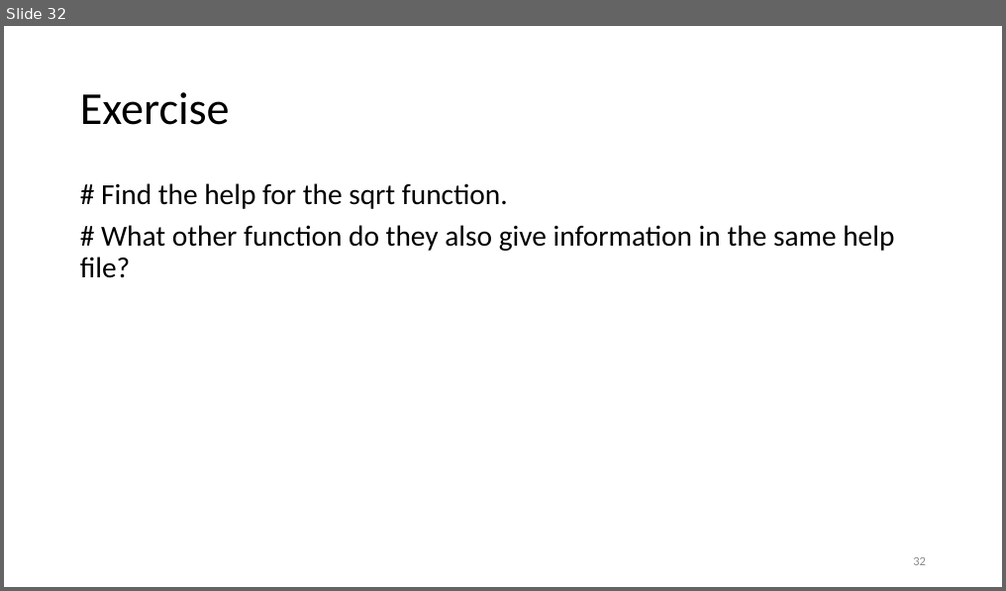
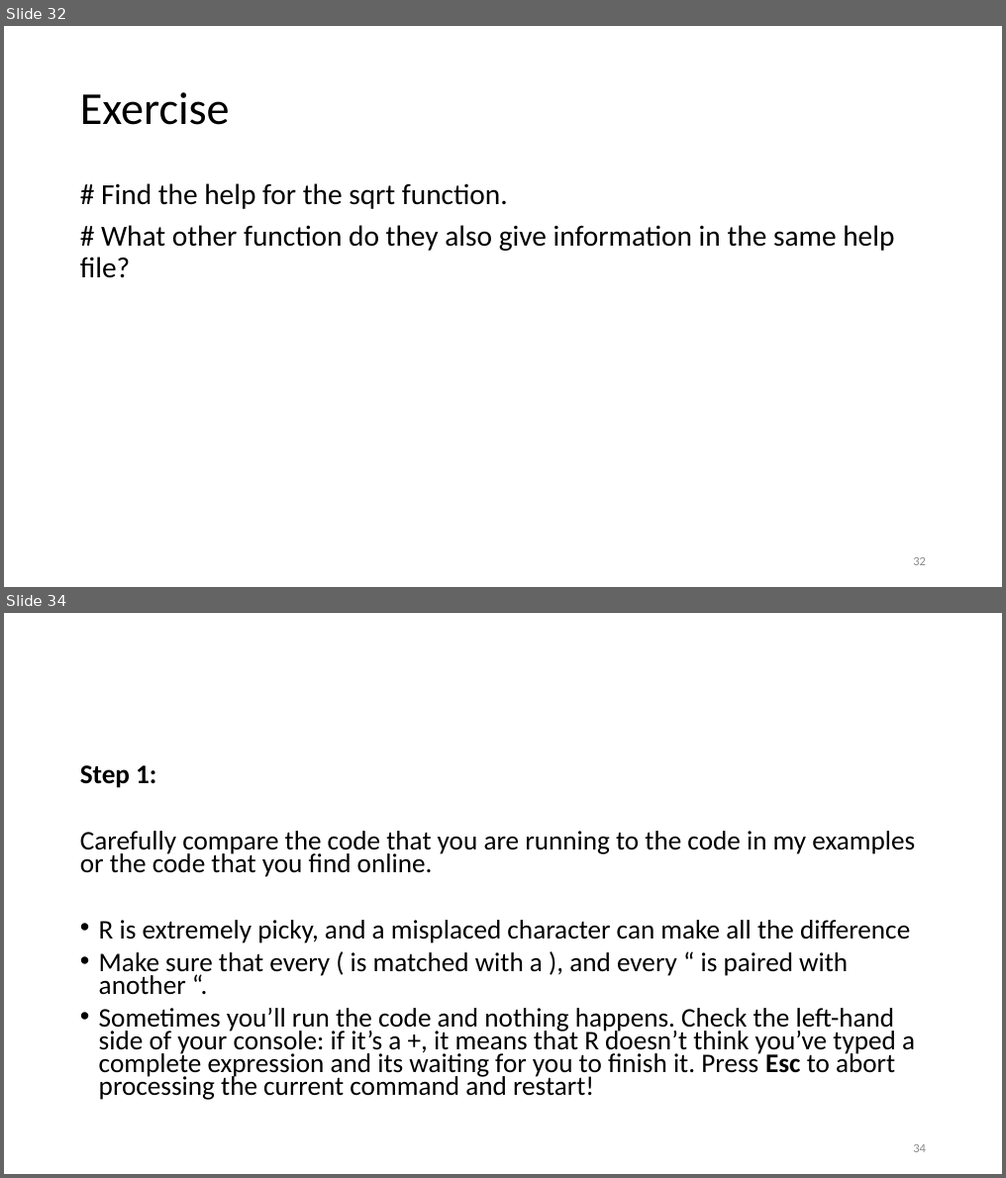
Before and after one commit to anhnguyendepocen/stat, a slide deck: lecture/intro-to-R_part4.pptx. Shown one above the other, each under a label of ours: slide 32 before the commit, slides 32 and 34 after it; the slides between them are not shown. The pictures are 1006x591 and 1006x1178 pixels, drawn with LibreOffice and Linux fonts; fonts in the diff are those of the drawing. Boxes give left, top, right and bottom in pixels: in the first picture for what was removed or moved away, otherwise in the second. Text is boxed around its words. In the diff, an @@ line names an element or a change of style, - is before the commit and + after.

```diff
--- a/lecture/intro-to-R_part4.pptx
+++ b/lecture/intro-to-R_part4.pptx
@@ slide 34 added at box(4, 613, 1002, 1174), background #FFFFFF @@
@@ text added at box(80, 765, 915, 1100), 25.9 pt, text #000000 @@
+Step 1:
+Carefully compare the code that you are running to the code in my examples or the code that you find online.
+• R is extremely picky, and a misplaced character can make all the difference
+• Make sure that every ( is matched with a ), and every “ is paired with another “.
+• Sometimes you’ll run the code and nothing happens. Check the left-hand side of your console: if it’s a +, it means that R doesn’t think you’ve typed a complete expression and its waiting for you to finish it. Press Esc to abort processing the current command and restart!
@@ page number added at box(913, 1145, 926, 1153), 12 pt, text #8C8C8C @@
+34
```
Also in this commit, not shown: 3 other slides added, 3 other files.
